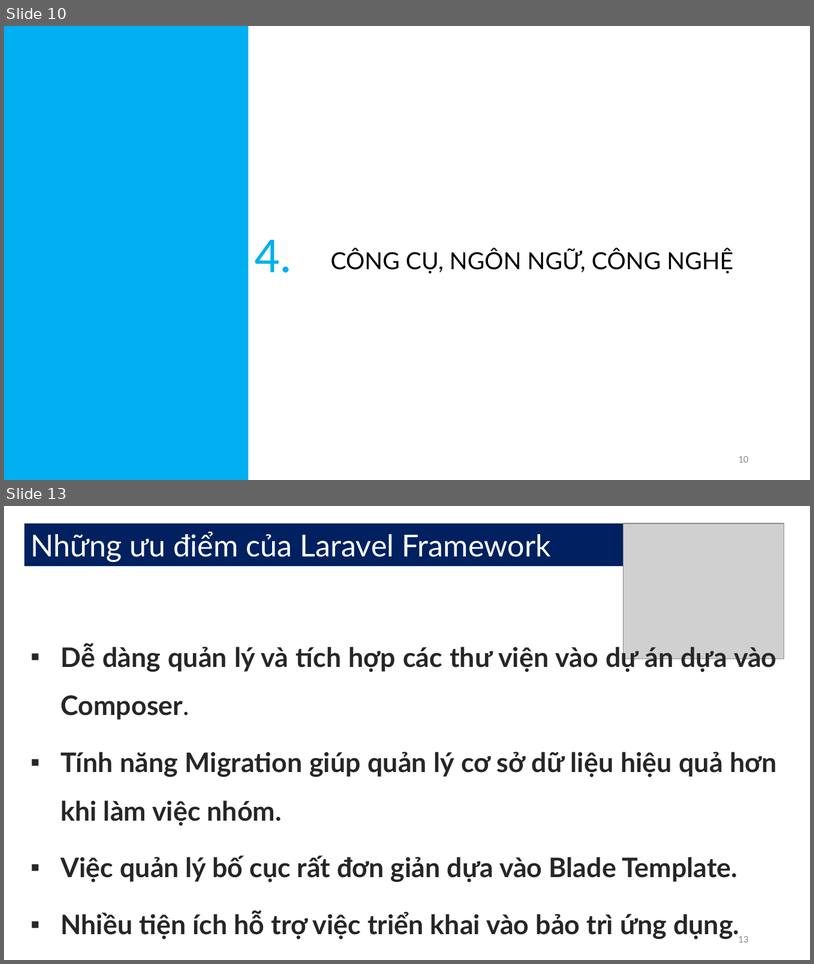
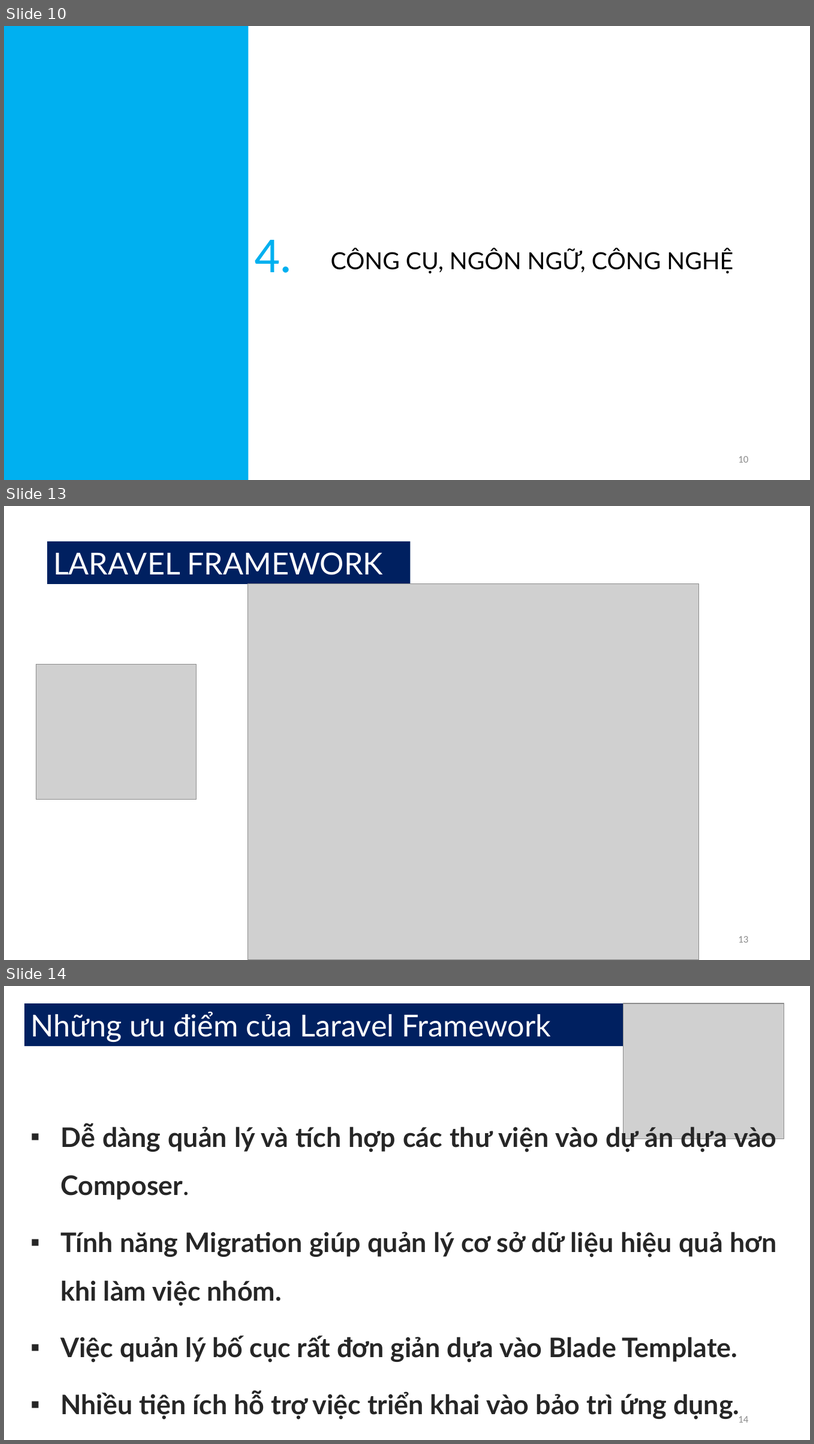
Before and after one commit to minhynguyen/luanvan, a slide deck: LVTN.pptx. Shown one above the other, each under a label of ours: slides 10 and 13 before the commit, slides 10, 13 and 14 after it; the slides between them are not shown. The pictures are 814x964 and 814x1444 pixels, drawn with LibreOffice and Linux fonts; fonts in the diff are those of the drawing; grey boxes stand for pictures. Boxes give left, top, right and bottom in pixels: in the first picture for what was removed or moved away, otherwise in the second. Text is boxed around its words. In the diff, an @@ line names an element or a change of style, - is before the commit and + after.

```diff
--- a/LVTN.pptx
+++ b/LVTN.pptx
@@ slide 13 added at (4,506,810,960), background #FFFFFF @@
@@ rectangle added at (48,541,411,584), fill #002060, 36 pt, text #FFFFFF @@
+LARAVEL FRAMEWORK
@@ picture added at (248,584,699,960) @@
@@ picture added at (36,664,197,799) @@
@@ page number added at (738,936,749,942), 12 pt, text #8C8C8C @@
+13
@@ what was slide 13 is now slide 14 @@
@@ page number at (738,1416,749,1422): text changed @@
-13
+14
```
Also in this commit, not shown: 6 slides changed, 1 other slide added.
